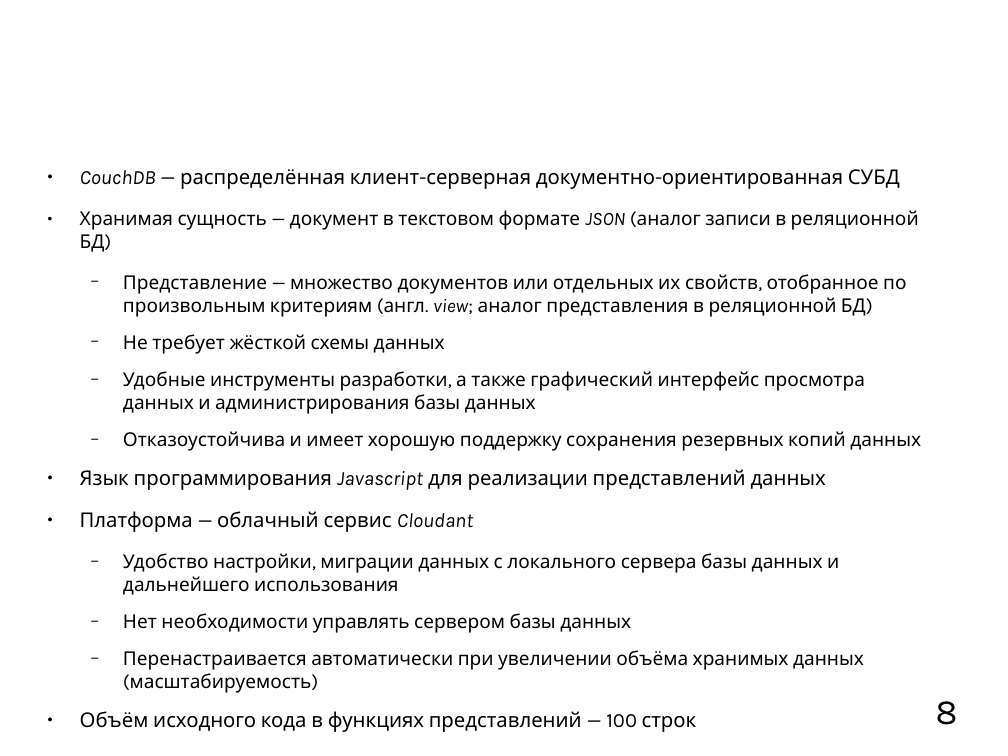
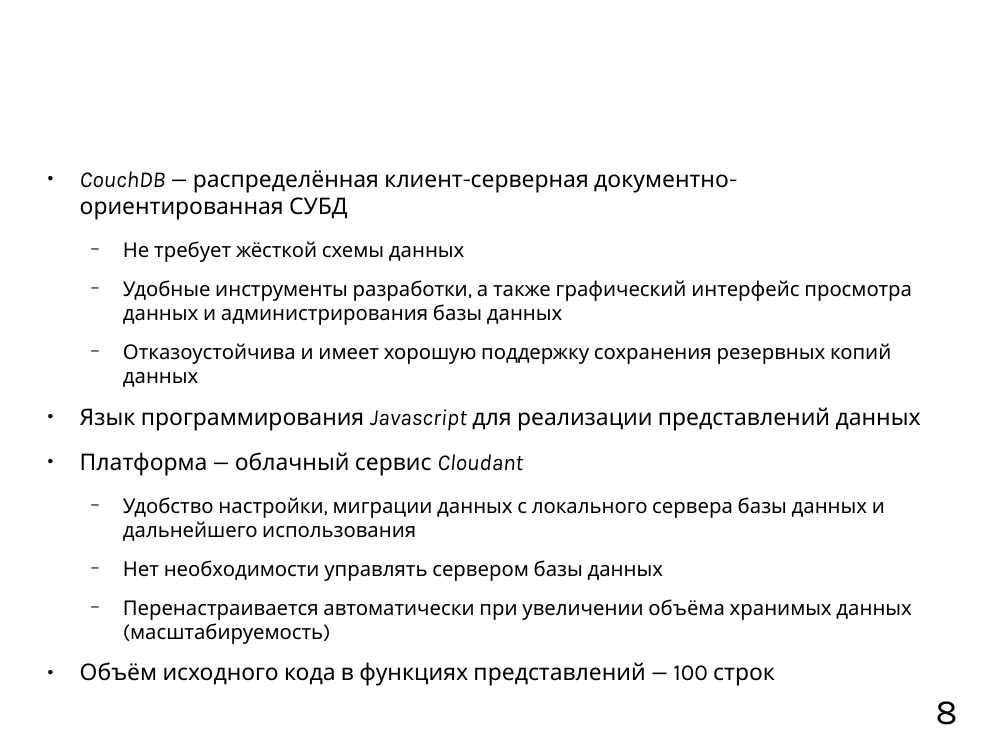
Before and after one commit to mkpankov/adaptor, a slide deck: slide 8 of diploma/defense/brochure.odp. Drawn at 1008x756 pixels with LibreOffice and Linux fonts; fonts in the diff are those of the drawing; background and template pictures are left out. Boxes give left, top, right and bottom in pixels: in the first picture for what was removed or moved away, otherwise in the second. Text is boxed around its words. In the diff, an @@ line names an element or a change of style, - is before the commit and + after.

```diff
--- a/diploma/defense/brochure.odp
+++ b/diploma/defense/brochure.odp
@@ text "CouchDB — распределённая клиент-серверная документно-ориенти ..." at <box>80,170,921,686</box>: size 16 to 18 pt in "CouchDB — распределённая клиент-серверная документно-ориенти ...", "Язык программирования Javascript для реализации представлени ...", "Платформа — облачный сервис Cloudant", "Объём исходного кода в функциях представлений — ..."; size 15 to 16 pt in "Не требует жёсткой схемы данных", "Удобные инструменты разработки, а также графический интерфей ...", "Отказоустойчива и имеет хорошую поддержку сохранения резервн ...", "Удобство настройки, миграции данных с локального сервера ..." and 2 more places @@
@@ text at <box>80,210,919,317</box>: paragraphs removed @@
-● Хранимая сущность — документ в текстовом формате JSON (аналог записи в реляционной БД)
-  − Представление — множество документов или отдельных их свойств, отобранное по произвольным критериям (англ. view; аналог представления в реляционной БД)
```
Also in this commit, not shown: 9 other slides changed.
